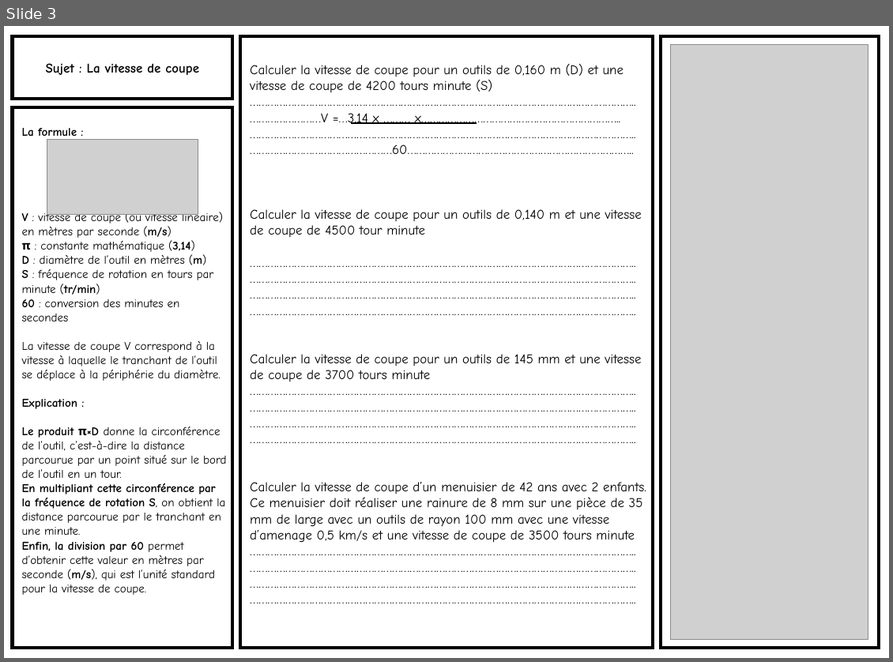
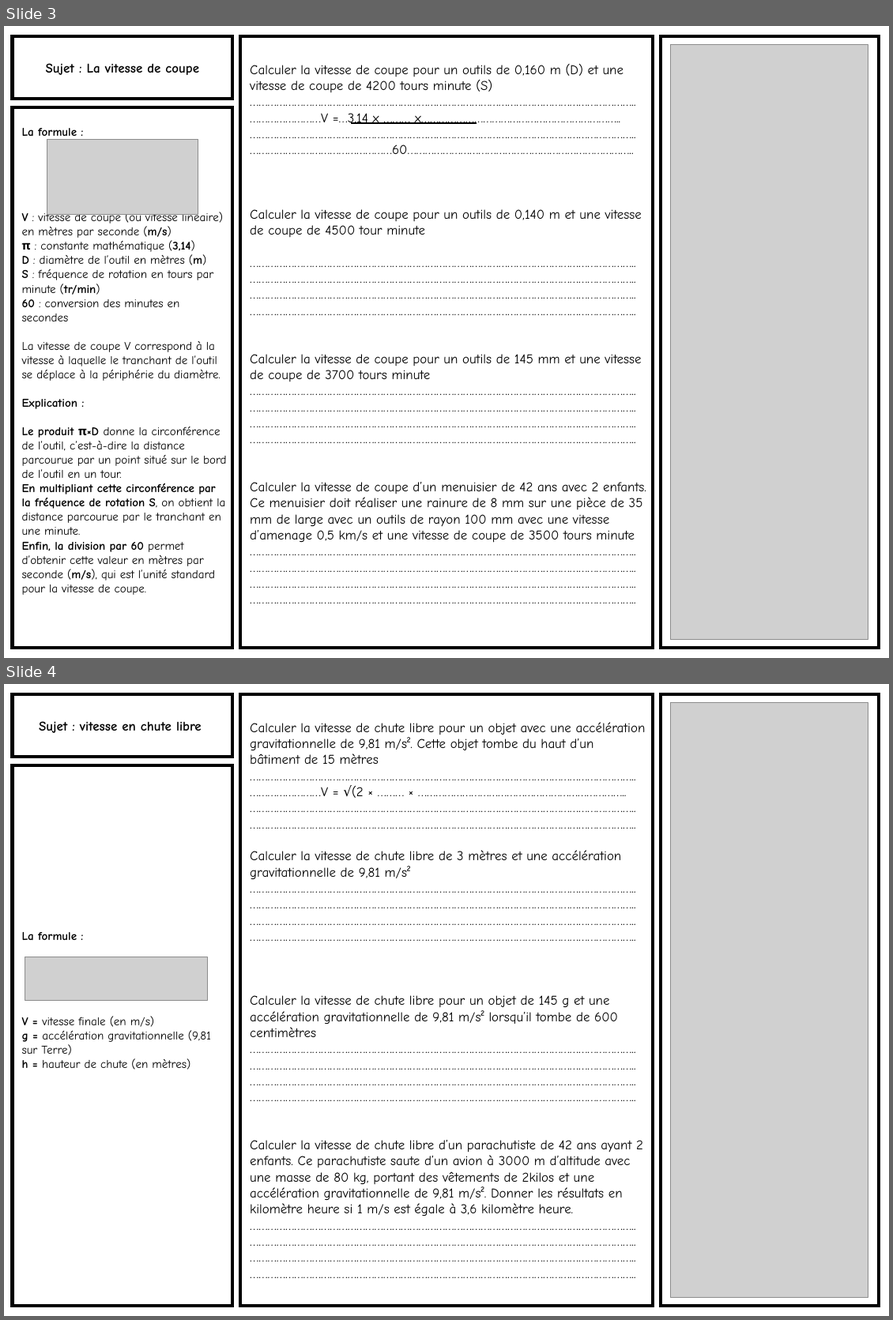
Before and after one commit to kduchevreuil/Cours-Menuiserie, a slide deck: Dossier Co-FR/La boite à épice - interrogation.pptx. Shown one above the other, each under a label of ours: slide 3 before the commit, slides 3 and 4 after it. The pictures are 893x662 and 893x1320 pixels, drawn with LibreOffice and Linux fonts; fonts in the diff are those of the drawing; grey boxes stand for pictures. Boxes give left, top, right and bottom in pixels: in the first picture for what was removed or moved away, otherwise in the second. Text is boxed around its words. In the diff, an @@ line names an element or a change of style, - is before the commit and + after.

```diff
--- a/Dossier Co-FR/La boite à épice - interrogation.pptx
+++ b/Dossier Co-FR/La boite à épice - interrogation.pptx
@@ slide 4 added at (4, 684, 889, 1316), background #FFFFFF @@
@@ rectangle added at (13, 695, 233, 757), fill #FFFFFF, outline #000000 4.5 pt, 18 pt, text #000000, bold @@
+Sujet : vitesse en chute libre
@@ rectangle added at (240, 695, 653, 1306), fill #FFFFFF, outline #000000 4.5 pt, 18 pt, text #000000 @@
+Calculer la vitesse de chute libre pour un objet avec une accélération gravitationnelle de 9,81 m/s². Cette objet tombe du haut d’un bâtiment de 15 mètres
+…………………………………………………………………………………………………………………..
+……………………V = √(2 × ……… × ……………………………………………………………..
+…………………………………………………………………………………………………………………..
+…………………………………………………………………………………………………………………..
+Calculer la vitesse de chute libre de 3 mètres et une accélération gravitationnelle de 9,81 m/s²
+…………………………………………………………………………………………………………………..
+…………………………………………………………………………………………………………………..
+…………………………………………………………………………………………………………………..
+…………………………………………………………………………………………………………………..
+Calculer la vitesse de chute libre pour un objet de 145 g et une accélération gravitationnelle de 9,81 m/s² lorsqu’il tombe de 600 centimètres
+…………………………………………………………………………………………………………………..
+…………………………………………………………………………………………………………………..
+…………………………………………………………………………………………………………………..
+…………………………………………………………………………………………………………………..
+Calculer la vitesse de chute libre d’un parachutiste de 42 ans ayant 2 enfants. Ce parachutiste saute d’un avion à 3000 m d’altitude avec une masse de 80 kg, portant des vêtements de 2kilos et une accélération gravitationnelle de 9,81 m/s². Donner les résultats en kilomètre heure si 1 m/s est égale à 3,6 kilomètre heure.
+…………………………………………………………………………………………………………………..
+…………………………………………………………………………………………………………………..
+…………………………………………………………………………………………………………………..
+…………………………………………………………………………………………………………………..
@@ rectangle added at (660, 695, 878, 1306), fill #FFFFFF, outline #000000 4.5 pt @@
@@ picture added at (671, 703, 868, 1297) @@
@@ rectangle added at (13, 765, 233, 1306), fill #FFFFFF, outline #000000 4.5 pt, 16 pt, text #000000 @@
+La formule :
+V = vitesse finale (en m/s)
+g = accélération gravitationnelle (9,81 sur Terre)
+h = hauteur de chute (en mètres)
@@ picture added at (25, 957, 207, 1000) @@
```
Also in this commit, not shown: 1 other slide added, 1 slide removed, 7 other files.
